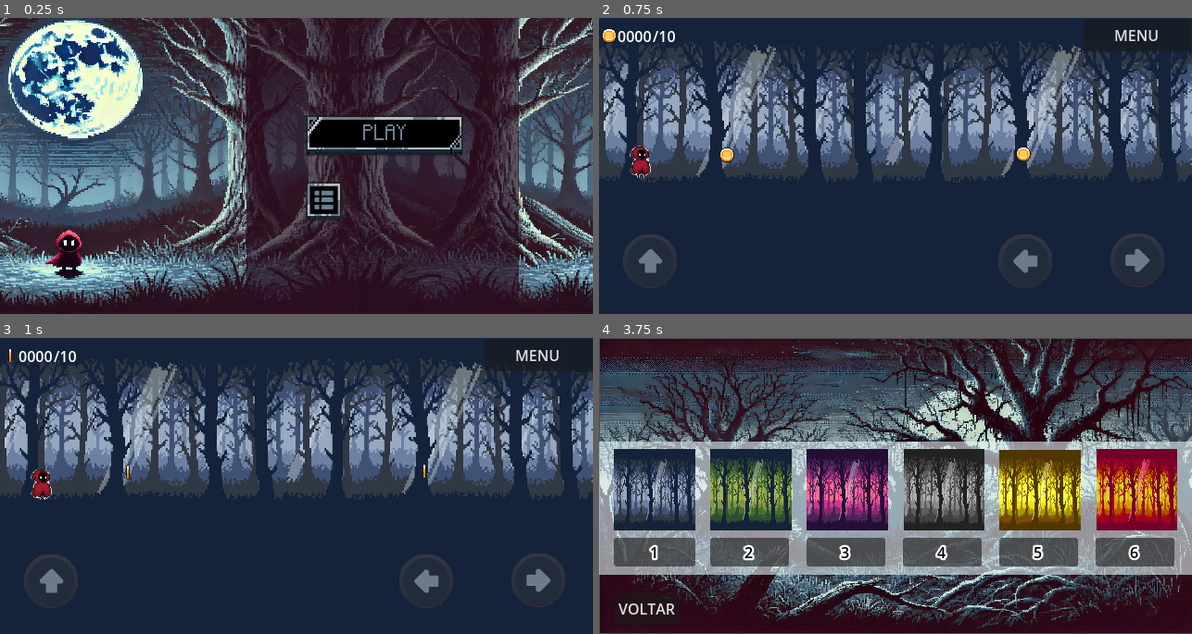
Above: before the commit, frames 1-4 (two rows, left to right).
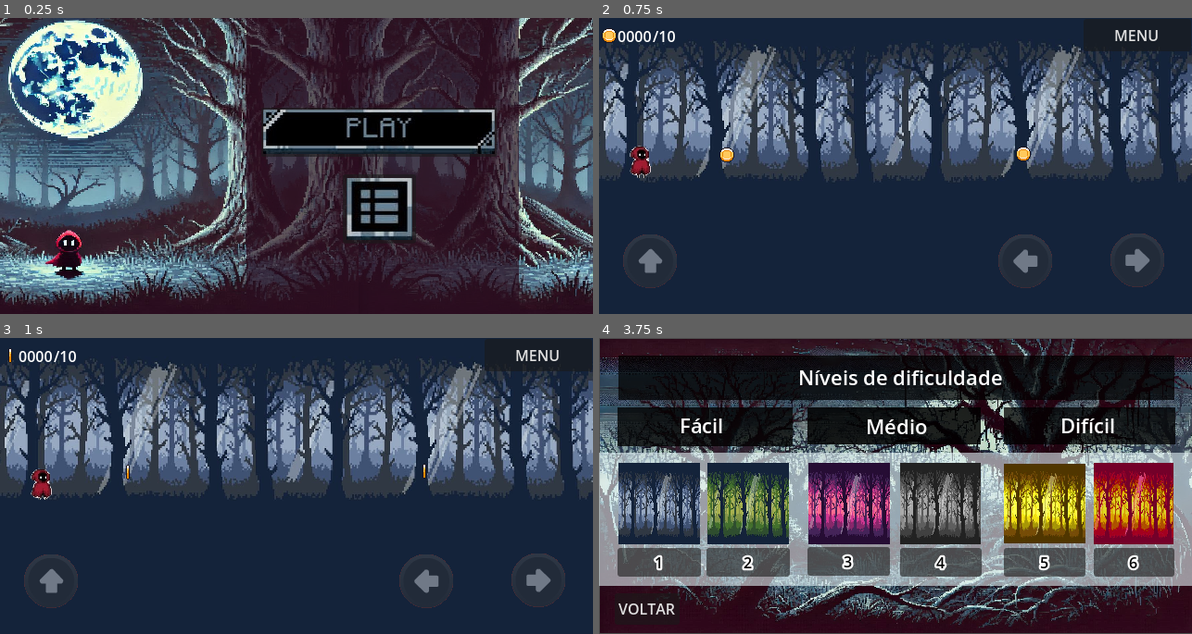
Above: after the commit, the same moments.

Repository: Lauraevelyn2004/Projeto-Final---Desenvolvimento-de-jogos
Game: Godot game, scene res://personagens/menu.tscn
Same seed, same stepped clock (60 frames per second), same inputs: the game is played once before the commit and once after it.
Inputs (mouse positions are in pixels of both pictures, inside the frame that each line leads up to; where the layout moved, square brackets give the same spot in the first picture):
- Up to frame 1 (0.25 s): no input
- Up to frame 2 (0.75 s): click (978, 133) [984, 136] at 0.5 s
- Up to frame 3 (1 s): no input
- Up to frame 4 (3.75 s): click "MENU" at 1.25 s; click (978, 453) [984, 456] at 2 s; tap Enter at 2.75 s; move the mouse to (1025, 471) at 2.77 s; hold Right (ui_right) 2.78-3.5 s; tap V at 2.85 s; tap Up (ui_up) at 3.02 s; click (978, 527) [925, 521] at 3.5 s

The runs differ from the first frame. In frame 1, 6.5% of the frame differs, in the area x 44-84%, y 30-76%; in frame 2, nothing differs; in frame 3, nothing differs; in frame 4, 56%, in the area x 0-100%, y 5-84%.

Commit message:
commit final

Diff:
--- a/cenarios/moedasinsuficientes.tscn
+++ b/cenarios/moedasinsuficientes.tscn
@@ -1,7 +1,7 @@
 [gd_scene load_steps=3 format=3 uid="uid://dinpbbhom1yp2"]
 
 [ext_resource type="Texture2D" uid="uid://dtcred3c6x8o5" path="res://assets/controles/moedinhas.png" id="1_ojaau"]
-[ext_resource type="Script" path="res://cenarios/recomeçar.gd" id="2_41cc7"]
+[ext_resource type="Script" path="res://scripts/outros/recomeçar.gd" id="2_41cc7"]
 
 [node name="Node2D" type="Node2D"]
 
--- a/levels/fase_05.tscn
+++ b/levels/fase_05.tscn
@@ -1815,10 +1815,10 @@
 [node name="HUD3" parent="." instance=ExtResource("3_musnw")]
 
 [node name="ColorRect" type="ColorRect" parent="."]
-offset_left = -357.0
-offset_top = -995.0
-offset_right = 6996.0
-offset_bottom = 390.0
+offset_left = -381.0
+offset_top = -771.0
+offset_right = 6972.0
+offset_bottom = 614.0
 color = Color(0.313726, 0.211765, 0, 1)
 
 [node name="FundoAmarelo" type="TextureRect" parent="."]
@@ -1872,7 +1872,7 @@
 position = Vector2(2035, 125)
 
 [node name="moeda10" parent="moedas" instance=ExtResource("4_ixnmo")]
-position = Vector2(2267, 125)
+position = Vector2(2267, 109)
 
 [node name="moeda11" parent="moedas" instance=ExtResource("4_ixnmo")]
 position = Vector2(2499, 125)
--- a/levels/fase_06.tscn
+++ b/levels/fase_06.tscn
@@ -2002,7 +2002,7 @@
 position = Vector2(2576, 144)
 
 [node name="moeda20" parent="moedas" instance=ExtResource("4_hfc2w")]
-position = Vector2(2712, 144)
+position = Vector2(2712, 120)
 
 [node name="moeda21" parent="moedas" instance=ExtResource("4_hfc2w")]
 position = Vector2(2936, 144)
@@ -2240,8 +2240,41 @@
 [node name="inimigo69" parent="inimigos" instance=ExtResource("5_50cb1")]
 position = Vector2(10888, 208)
 
+[node name="inimigo73" parent="inimigos" instance=ExtResource("5_50cb1")]
+position = Vector2(22400, 416)
+
 [node name="inimigo70" parent="inimigos" instance=ExtResource("5_50cb1")]
 position = Vector2(11200, 208)
+
+[node name="inimigo74" parent="inimigos" instance=ExtResource("5_50cb1")]
+position = Vector2(11376, 208)
+
+[node name="inimigo76" parent="inimigos" instance=ExtResource("5_50cb1")]
+position = Vector2(11712, 208)
+
+[node name="inimigo77" parent="inimigos" instance=ExtResource("5_50cb1")]
+position = Vector2(11920, 208)
+
+[node name="inimigo78" parent="inimigos" instance=ExtResource("5_50cb1")]
+position = Vector2(12128, 208)
+
+[node name="inimigo79" parent="inimigos" instance=ExtResource("5_50cb1")]
+position = Vector2(12752, 200)
+
+[node name="inimigo80" parent="inimigos" instance=ExtResource("5_50cb1")]
+position = Vector2(12944, 200)
+
+[node name="inimigo81" parent="inimigos" instance=ExtResource("5_50cb1")]
+position = Vector2(13432, 200)
+
+[node name="inimigo82" parent="inimigos" instance=ExtResource("5_50cb1")]
+position = Vector2(13848, 144)
+
+[node name="inimigo83" parent="inimigos" instance=ExtResource("5_50cb1")]
+position = Vector2(14152, 152)
+
+[node name="inimigo75" parent="inimigos" instance=ExtResource("5_50cb1")]
+position = Vector2(11528, 208)
 
 [node name="inimigo71" parent="inimigos" instance=ExtResource("5_50cb1")]
 position = Vector2(11040, 160)
--- a/personagens/escolha_fases.tscn
+++ b/personagens/escolha_fases.tscn
@@ -17,6 +17,12 @@
 
 [sub_resource type="SystemFont" id="SystemFont_gpr7o"]
 
+[sub_resource type="SystemFont" id="SystemFont_03r53"]
+
+[sub_resource type="LabelSettings" id="LabelSettings_fbclm"]
+font = SubResource("SystemFont_03r53")
+font_size = 22
+
 [node name="Node2D" type="Node2D"]
 
 [node name="Designer(5)" type="Sprite2D" parent="."]
@@ -25,16 +31,16 @@
 texture = ExtResource("1_3w5x6")
 
 [node name="ColorRect" type="ColorRect" parent="."]
-offset_top = 112.0
+offset_top = 124.0
 offset_right = 642.0
-offset_bottom = 256.0
+offset_bottom = 268.0
 color = Color(0.901961, 0.964706, 0.976471, 0.588235)
 
 [node name="Button1" type="Button" parent="."]
-offset_left = 16.0
-offset_top = 216.0
-offset_right = 104.0
-offset_bottom = 247.0
+offset_left = 20.0
+offset_top = 227.0
+offset_right = 110.0
+offset_bottom = 258.0
 size_flags_stretch_ratio = 0.0
 theme_override_colors/font_disabled_color = Color(1, 0.994191, 0.993187, 1)
 theme_override_colors/font_hover_pressed_color = Color(1, 1, 1, 1)
@@ -58,10 +64,10 @@
 script = ExtResource("2_nekbo")
 
 [node name="Button2" type="Button" parent="."]
-offset_left = 120.0
-offset_top = 216.0
-offset_right = 205.0
-offset_bottom = 247.0
+offset_left = 116.0
+offset_top = 227.0
+offset_right = 206.0
+offset_bottom = 258.0
 size_flags_stretch_ratio = 0.0
 theme_override_colors/font_disabled_color = Color(1, 0.994191, 0.993187, 1)
 theme_override_colors/font_hover_pressed_color = Color(1, 1, 1, 1)
@@ -85,10 +91,10 @@
 script = ExtResource("3_oqelp")
 
 [node name="Button3" type="Button" parent="."]
-offset_left = 224.0
-offset_top = 216.0
-offset_right = 309.0
-offset_bottom = 247.0
+offset_left = 225.0
+offset_top = 226.0
+offset_right = 314.0
+offset_bottom = 257.0
 size_flags_stretch_ratio = 0.0
 theme_override_colors/font_disabled_color = Color(1, 0.994191, 0.993187, 1)
 theme_override_colors/font_hover_pressed_color = Color(1, 1, 1, 1)
@@ -112,10 +118,10 @@
 script = ExtResource("4_d2iyd")
 
 [node name="Button4" type="Button" parent="."]
-offset_left = 328.0
-offset_top = 216.0
+offset_left = 325.0
+offset_top = 227.0
 offset_right = 413.0
-offset_bottom = 247.0
+offset_bottom = 258.0
 size_flags_stretch_ratio = 0.0
 theme_override_colors/font_disabled_color = Color(1, 0.994191, 0.993187, 1)
 theme_override_colors/font_hover_pressed_color = Color(1, 1, 1, 1)
@@ -139,10 +145,10 @@
 script = ExtResource("5_s4n64")
 
 [node name="Button5" type="Button" parent="."]
-offset_left = 432.0
-offset_top = 216.0
-offset_right = 517.0
-offset_bottom = 247.0
+offset_left = 437.0
+offset_top = 227.0
+offset_right = 525.0
+offset_bottom = 258.0
 size_flags_stretch_ratio = 0.0
 theme_override_colors/font_disabled_color = Color(1, 0.994191, 0.993187, 1)
 theme_override_colors/font_hover_pressed_color = Color(1, 1, 1, 1)
@@ -166,10 +172,10 @@
 script = ExtResource("6_4a234")
 
 [node name="Button6" type="Button" parent="."]
-offset_left = 536.0
-offset_top = 216.0
+offset_left = 534.0
+offset_top = 227.0
 offset_right = 621.0
-offset_bottom = 247.0
+offset_bottom = 258.0
 size_flags_stretch_ratio = 0.0
 theme_override_colors/font_disabled_color = Color(1, 0.994191, 0.993187, 1)
 theme_override_colors/font_hover_pressed_color = Color(1, 1, 1, 1)
@@ -193,32 +199,32 @@
 script = ExtResource("7_i2222")
 
 [node name="FundoFloresta" type="Sprite2D" parent="."]
-position = Vector2(60, 164)
+position = Vector2(65, 179)
 scale = Vector2(0.119565, 0.23913)
 texture = ExtResource("8_bd45u")
 
 [node name="FundoFlorestaGreen" type="Sprite2D" parent="."]
-position = Vector2(164, 164)
+position = Vector2(161, 179)
 scale = Vector2(0.119565, 0.23913)
 texture = ExtResource("9_s27hf")
 
 [node name="FundoFlorestaPink" type="Sprite2D" parent="."]
-position = Vector2(268, 164)
+position = Vector2(270, 179)
 scale = Vector2(0.119565, 0.23913)
 texture = ExtResource("10_bfvn6")
 
 [node name="FundoPretoEBranco" type="Sprite2D" parent="."]
-position = Vector2(372.5, 164)
+position = Vector2(369, 179)
 scale = Vector2(0.118852, 0.242424)
 texture = ExtResource("11_uyb6l")
 
 [node name="FundoAmarelo" type="Sprite2D" parent="."]
-position = Vector2(476.125, 164.625)
+position = Vector2(481, 179)
 scale = Vector2(0.119388, 0.238981)
 texture = ExtResource("12_4l5aq")
 
 [node name="FundoHell" type="Sprite2D" parent="."]
-position = Vector2(580.625, 164)
+position = Vector2(577, 179)
 scale = Vector2(0.118673, 0.241096)
 texture = ExtResource("13_wqmee")
 
@@ -230,4 +236,64 @@
 text = "VOLTAR"
 script = ExtResource("14_y6t1w")
 
+[node name="ColorRect5" type="ColorRect" parent="."]
+offset_left = 225.0
+offset_top = 75.0
+offset_right = 412.0
+offset_bottom = 115.0
+color = Color(0, 0, 0, 0.85098)
+
+[node name="ColorRect4" type="ColorRect" parent="."]
+offset_left = 437.0
+offset_top = 75.0
+offset_right = 622.0
+offset_bottom = 115.0
+color = Color(0, 0, 0, 0.764706)
+
+[node name="ColorRect3" type="ColorRect" parent="."]
+offset_left = 20.0
+offset_top = 75.0
+offset_right = 209.0
+offset_bottom = 117.0
+color = Color(0, 0, 0, 0.780392)
+
+[node name="ColorRect2" type="ColorRect" parent="."]
+offset_left = 21.0
+offset_top = 19.0
+offset_right = 621.0
+offset_bottom = 67.0
+color = Color(0, 0, 0, 0.729412)
+
+[node name="Label" type="Label" parent="."]
+offset_left = 215.0
+offset_top = 27.0
+offset_right = 435.0
+offset_bottom = 58.0
+text = "Níveis de dificuldade"
+label_settings = SubResource("LabelSettings_fbclm")
+
+[node name="Label3" type="Label" parent="Label"]
+offset_left = 73.0
+offset_top = 53.0
+offset_right = 139.0
+offset_bottom = 84.0
+text = "Médio"
+label_settings = SubResource("LabelSettings_fbclm")
+
+[node name="Label" type="Label" parent="Label"]
+offset_left = -128.0
+offset_top = 52.0
+offset_right = -72.0
+offset_bottom = 83.0
+text = "Fácil"
+label_settings = SubResource("LabelSettings_fbclm")
+
+[node name="Label2" type="Label" parent="Label"]
+offset_left = 283.0
+offset_top = 52.0
+offset_right = 349.0
+offset_bottom = 83.0
+text = "Difícil"
+label_settings = SubResource("LabelSettings_fbclm")
+
 [connection signal="pressed" from="voltar_button" to="voltar_button" method="_on_pressed"]
--- a/personagens/menu.tscn
+++ b/personagens/menu.tscn
@@ -10,10 +10,10 @@
 position = Vector2(-64, 7)
 
 [node name="ColorRect2" type="ColorRect" parent="."]
-offset_left = -360.0
-offset_top = -304.0
-offset_right = 904.0
-offset_bottom = 536.0
+offset_left = -352.0
+offset_top = -335.0
+offset_right = 912.0
+offset_bottom = 505.0
 color = Color(0.160784, 0.054902, 0.113725, 1)
 
 [node name="Designer(4)" type="TextureRect" parent="."]
@@ -28,28 +28,28 @@
 
 [node name="ColorRect" type="ColorRect" parent="."]
 offset_left = 320.0
-offset_top = -160.0
+offset_top = -167.0
 offset_right = 614.0
-offset_bottom = 168.0
+offset_bottom = 161.0
 color = Color(0.164706, 0.0509804, 0.121569, 0.662745)
 metadata/_edit_use_anchors_ = true
 
 [node name="play" type="Button" parent="."]
-offset_left = 384.0
-offset_top = -55.0
-offset_right = 808.0
-offset_bottom = 33.0
-scale = Vector2(0.4, 0.5)
+offset_left = 336.0
+offset_top = -63.0
+offset_right = 760.0
+offset_bottom = 25.0
+scale = Vector2(0.6, 0.6)
 icon = ExtResource("2_k0wn2")
 script = ExtResource("3_xvh4w")
 metadata/_edit_use_anchors_ = true
 
 [node name="fases" type="Button" parent="."]
-offset_left = 384.0
-offset_top = 17.0
-offset_right = 463.0
-offset_bottom = 100.0
-scale = Vector2(0.5, 0.5)
+offset_left = 424.0
+offset_top = 9.0
+offset_right = 503.0
+offset_bottom = 92.0
+scale = Vector2(1, 0.9)
 icon = ExtResource("5_m281y")
 script = ExtResource("6_vi57p")
 
Renamed: assets/personagens/Captura de tela 2025-01-25 144501.png -> assets/personagens/fundo/Captura de tela 2025-01-25 144501.png
Not shown, changed: assets/personagens/fundo/Captura de tela 2025-01-25 144501.png.import
Not shown: 1 places in personagens/escolha_fases.tscn that only renumber resources
Renamed: cenarios/button.gd -> scripts/outros/button.gd
Renamed: cenarios/recomeçar.gd -> scripts/outros/recomeçar.gd
